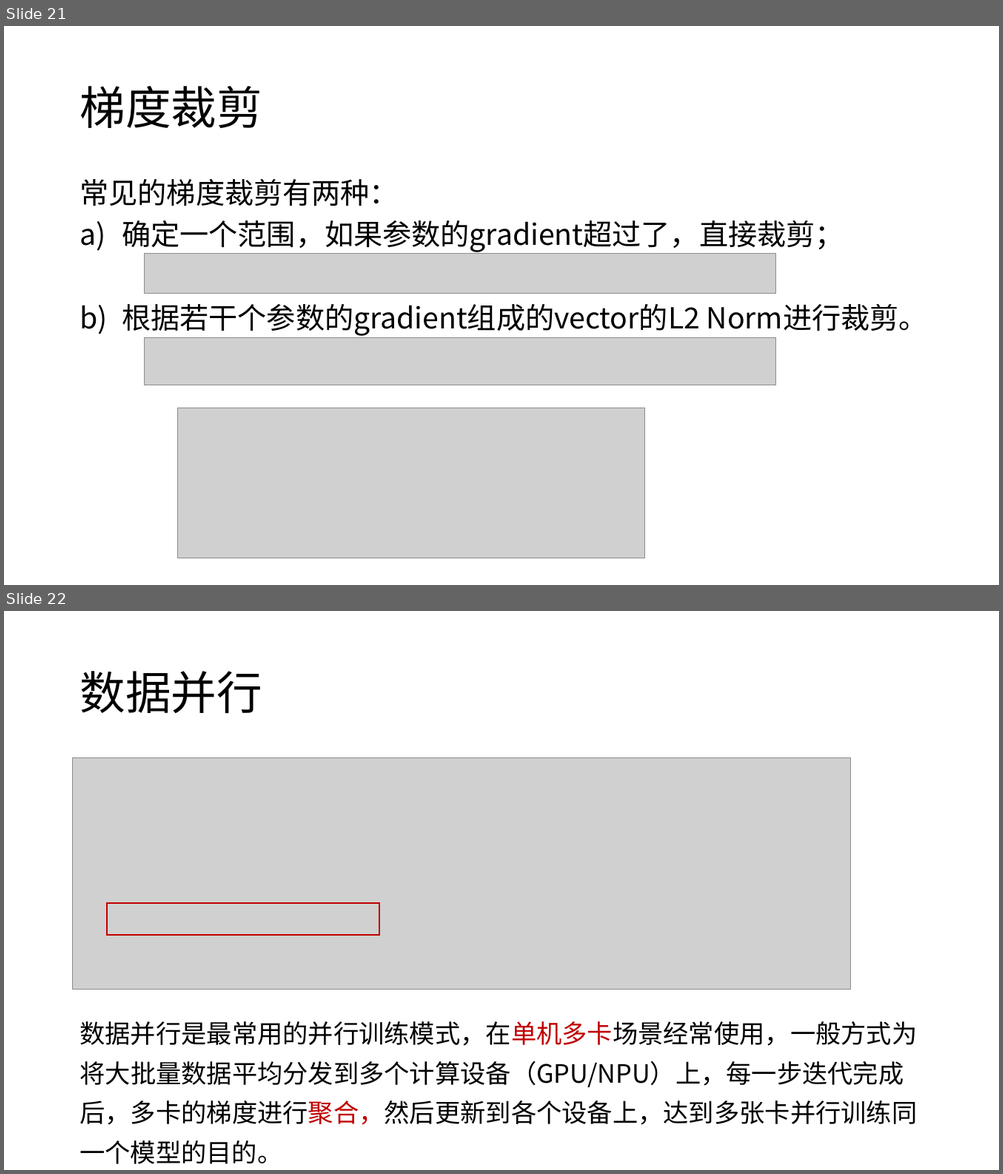
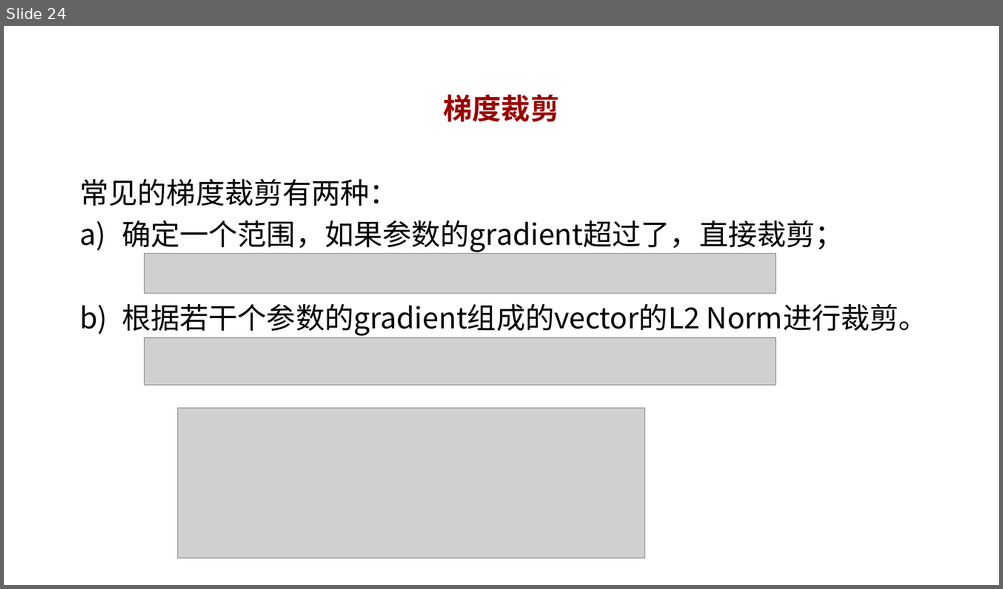
Before and after one commit to mindspore-courses/CradleOfAI, a slide deck: MindSpore做深度学习训练.pptx. Shown one above the other, each under a label of ours: slides 21 and 22 before the commit, slide 24 after it. The pictures are 1003x1174 and 1003x589 pixels, drawn with LibreOffice and Linux fonts; fonts in the diff are those of the drawing; grey boxes stand for pictures; background and template pictures are left out. Boxes give left, top, right and bottom in pixels: in the first picture for what was removed or moved away, otherwise in the second. Text is boxed around its words. In the diff, an @@ line names an element or a change of style, - is before the commit and + after.

```diff
--- a/MindSpore做深度学习训练.pptx
+++ b/MindSpore做深度学习训练.pptx
@@ slide 22 removed at (x1=4, y1=611, x2=999, y2=1170), background #FFFFFF @@
@@ title removed at (x1=79, y1=671, x2=262, y2=713) @@
-数据并行
@@ picture removed at (x1=73, y1=758, x2=851, y2=989) @@
@@ rectangle removed at (x1=107, y1=903, x2=379, y2=935) @@
@@ text removed at (x1=79, y1=1022, x2=916, y2=1165) @@
-数据并行是最常用的并行训练模式，在单机多卡场景经常使用，一般方式为将大批量数据平均分发到多个计算设备（GPU/NPU）上，每一步迭代完成后，多卡的梯度进行聚合，然后更新到各个设备上，达到多张卡并行训练同一个模型的目的。
@@ what was slide 21 is now slide 24 @@
@@ slide 24 changed as well @@
@@ title "梯度裁剪" at (x1=444, y1=94, x2=560, y2=122): size 44 to 28 pt, text colour #000000 to #990000, bold on; alignment left to centre; more space between paragraphs @@
```
Also in this commit, not shown: 22 other slides changed, 4 slides added, 1 other slide removed, 28 other files.
